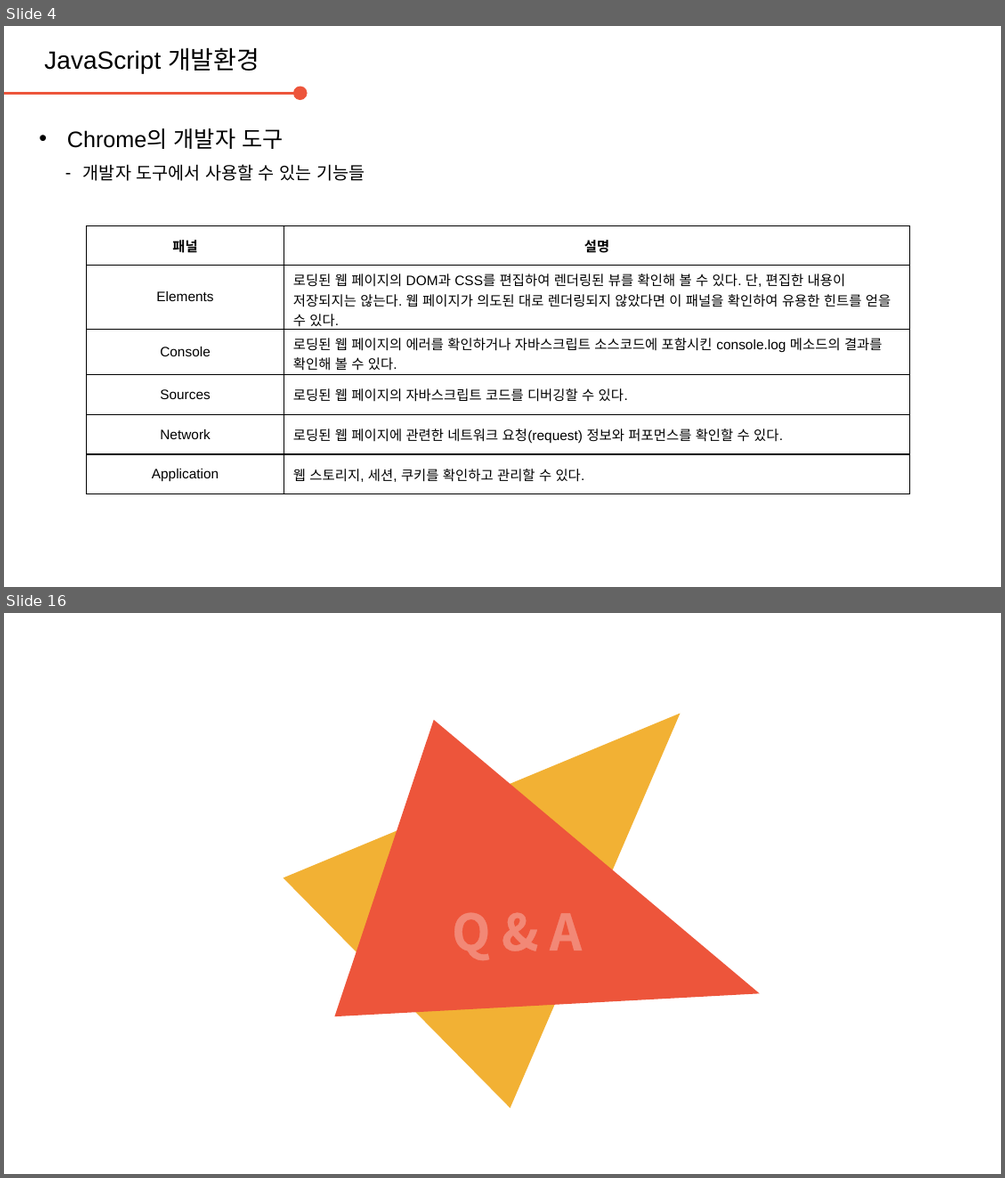
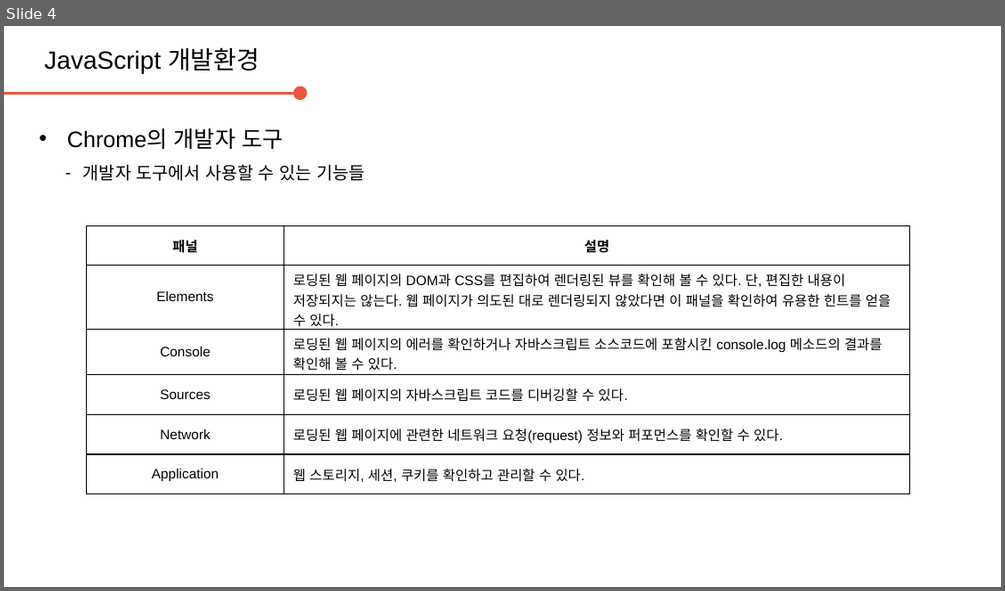
Before and after one commit to daegukdo/GCWM, a slide deck: 30/200727_JavaScript_DevEnv.pptx. Shown one above the other, each under a label of ours: slides 4 and 16 before the commit, slide 4 after it; the slides between them are not shown. The pictures are 1005x1178 and 1005x591 pixels, drawn with LibreOffice and Linux fonts; fonts in the diff are those of the drawing; background and template pictures are left out. Boxes give left, top, right and bottom in pixels: in the first picture for what was removed or moved away, otherwise in the second. Text is boxed around its words. In the diff, an @@ line names an element or a change of style, - is before the commit and + after.

```diff
--- a/30/200727_JavaScript_DevEnv.pptx
+++ b/30/200727_JavaScript_DevEnv.pptx
@@ slide 16 removed at (4, 613, 1001, 1174), background #FFFFFF @@
@@ triangle removed at (283, 613, 793, 1109) @@
@@ triangle removed at (334, 720, 809, 1143) @@
@@ text removed at (452, 913, 582, 960) @@
-Q & A
```
Also in this commit, not shown: 11 other slides removed, 1 other file.
